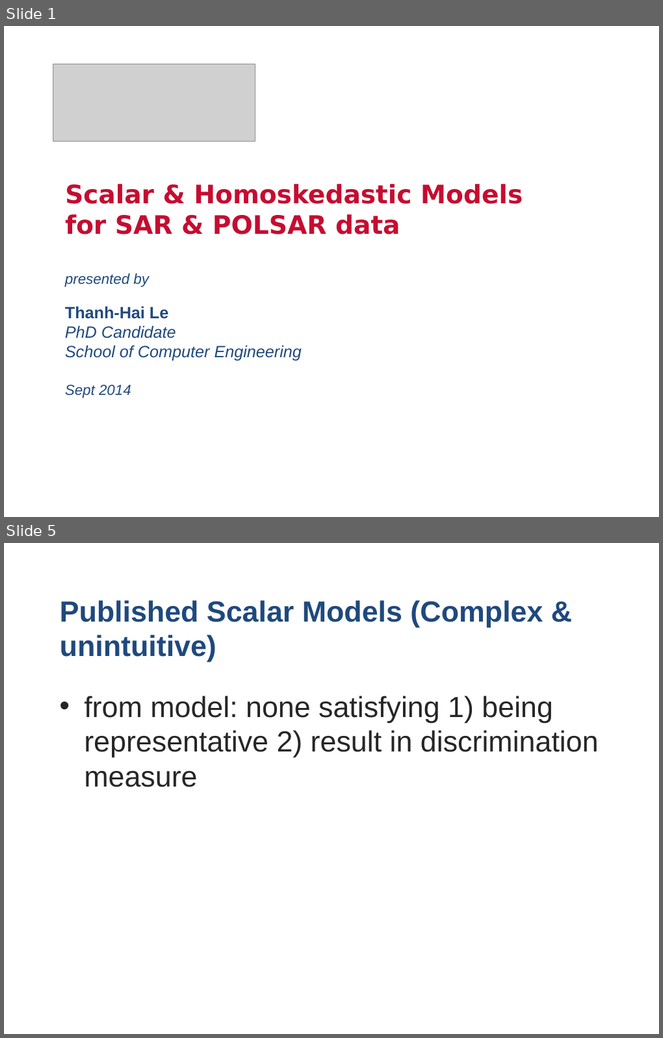
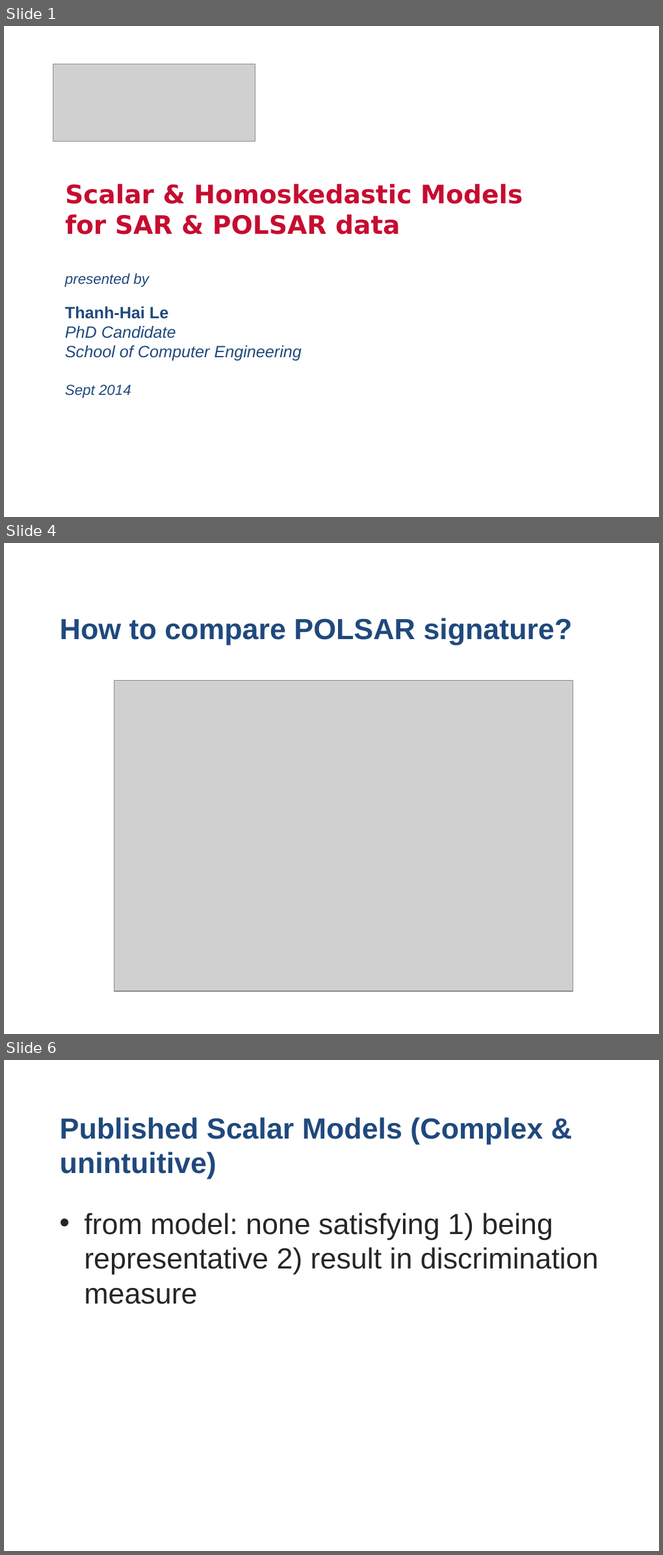
Before and after one commit to stivo-suong/thesis-latex-dev, a slide deck: oral_defense/Scalar & Homoskedastic Models for SAR & POLSAR.pptx.ppt. Shown one above the other, each under a label of ours: slides 1 and 5 before the commit, slides 1, 4 and 6 after it; the slides between them are not shown. The pictures are 663x1038 and 663x1555 pixels, drawn with LibreOffice and Linux fonts; fonts in the diff are those of the drawing; grey boxes stand for pictures; background and template pictures are left out. Boxes give left, top, right and bottom in pixels: in the first picture for what was removed or moved away, otherwise in the second. Text is boxed around its words. In the diff, an @@ line names an element or a change of style, - is before the commit and + after.

```diff
--- a/oral_defense/Scalar & Homoskedastic Models for SAR & POLSAR.pptx.ppt
+++ b/oral_defense/Scalar & Homoskedastic Models for SAR & POLSAR.pptx.ppt
@@ slide 4 added at [4,543,659,1034], background #FFFFFF @@
@@ title added at [60,618,573,645], 32 pt, text #1F497D, bold @@
+How to compare POLSAR signature?
@@ picture added at [114,681,573,991] @@
@@ what was slide 5 is now slide 6 @@
```
Also in this commit, not shown: 1 slide changed, 2 other slides added, 2 slides removed, 1 other file.
